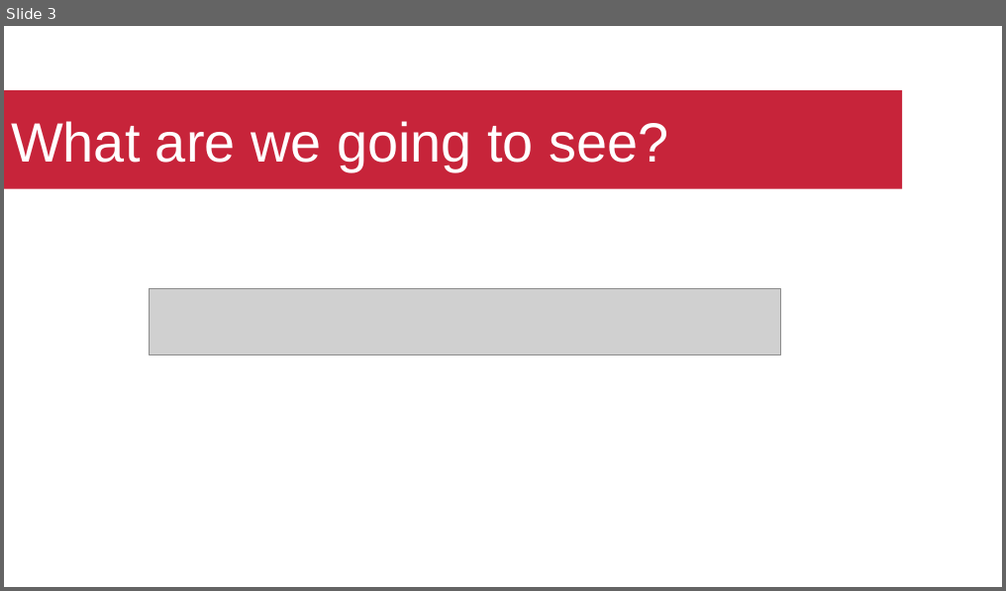
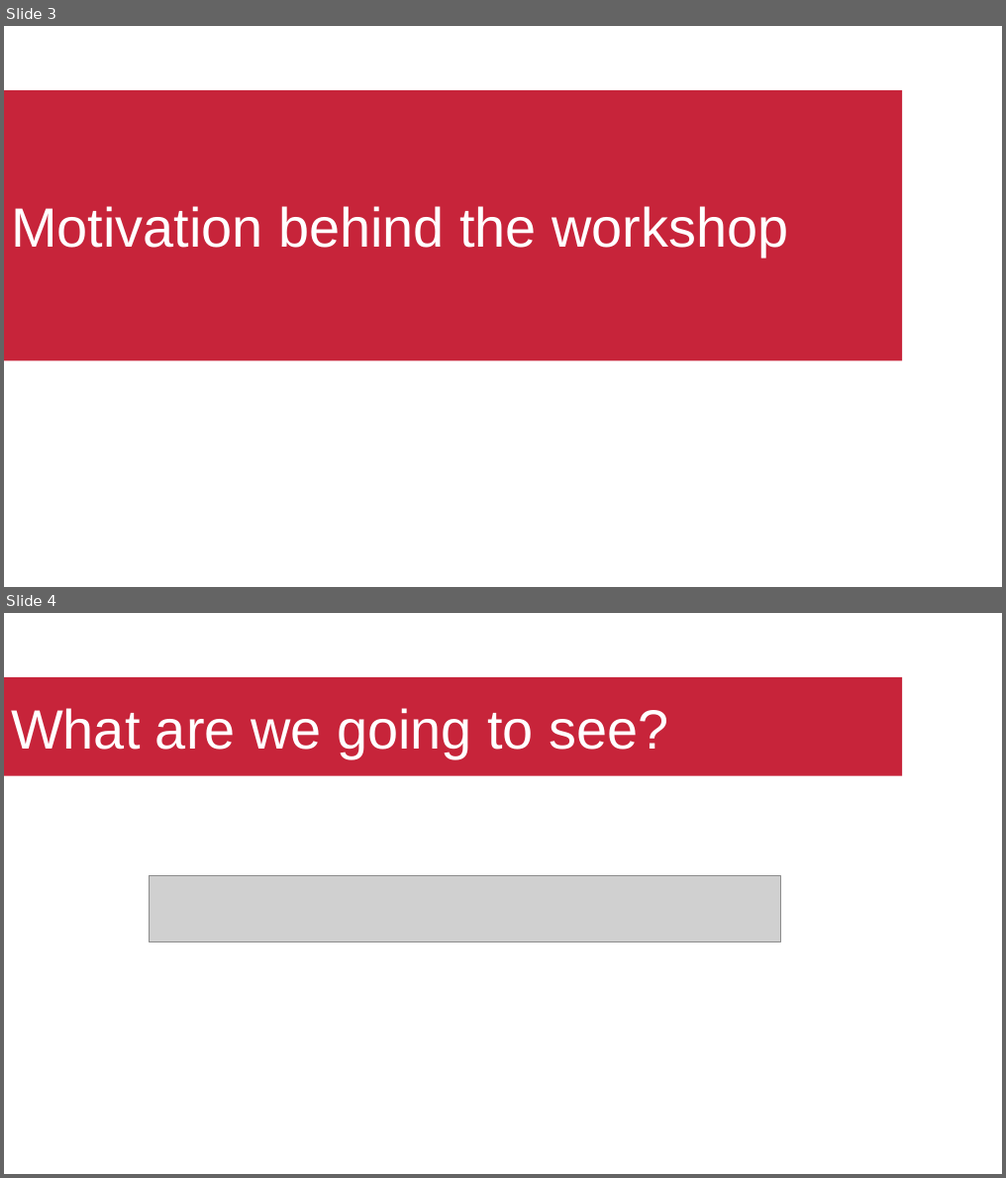
Before and after one commit to IDA-Embedded/esp32-getting-stated, a slide deck: 220901_IDAE_Workshop.odp. Shown one above the other, each under a label of ours: slide 3 before the commit, slides 3 and 4 after it. The pictures are 1006x591 and 1006x1178 pixels, drawn with LibreOffice and Linux fonts; fonts in the diff are those of the drawing; grey boxes stand for pictures; background and template pictures are left out. Boxes give left, top, right and bottom in pixels: in the first picture for what was removed or moved away, otherwise in the second. Text is boxed around its words. In the diff, an @@ line names an element or a change of style, - is before the commit and + after.

```diff
--- a/220901_IDAE_Workshop.odp
+++ b/220901_IDAE_Workshop.odp
@@ slide 3 added at bbox=[4, 26, 1002, 587], background #FFFFFF @@
@@ title added at bbox=[4, 90, 902, 361], fill #C7243A, 44 pt, text #FFFFFF @@
+Motivation behind the workshop
@@ what was slide 3 is now slide 4 @@
```
Also in this commit, not shown: 2 slides changed, 3 other slides added, 5 other files.
